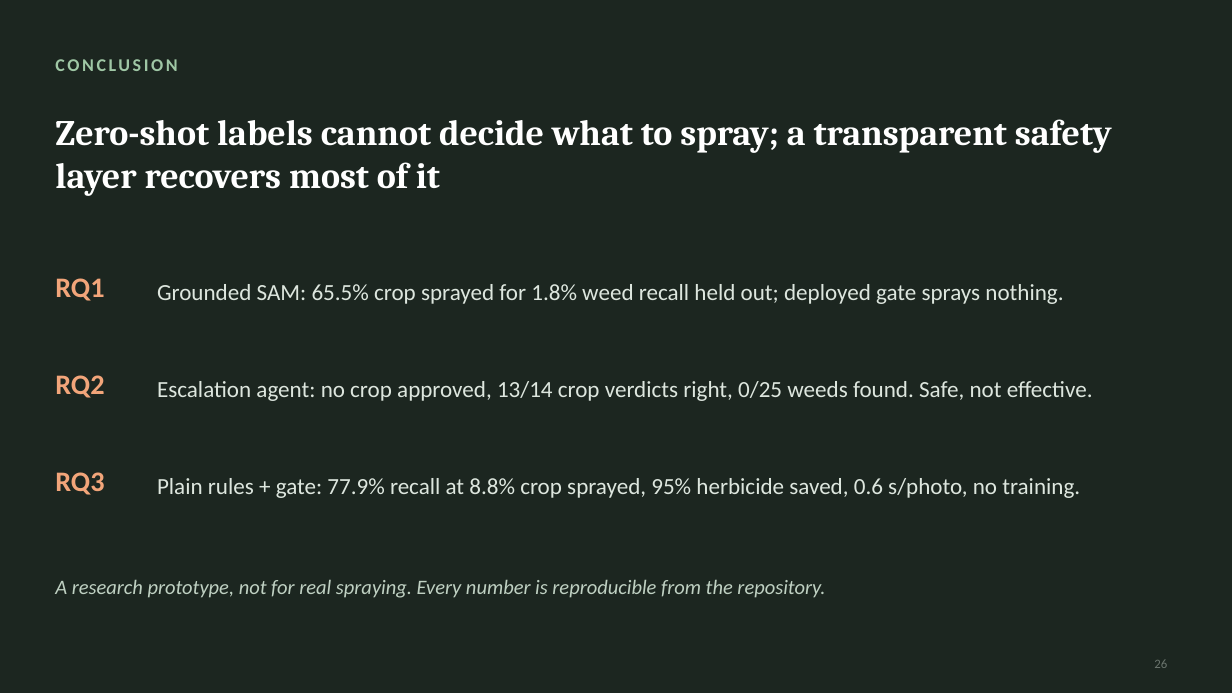
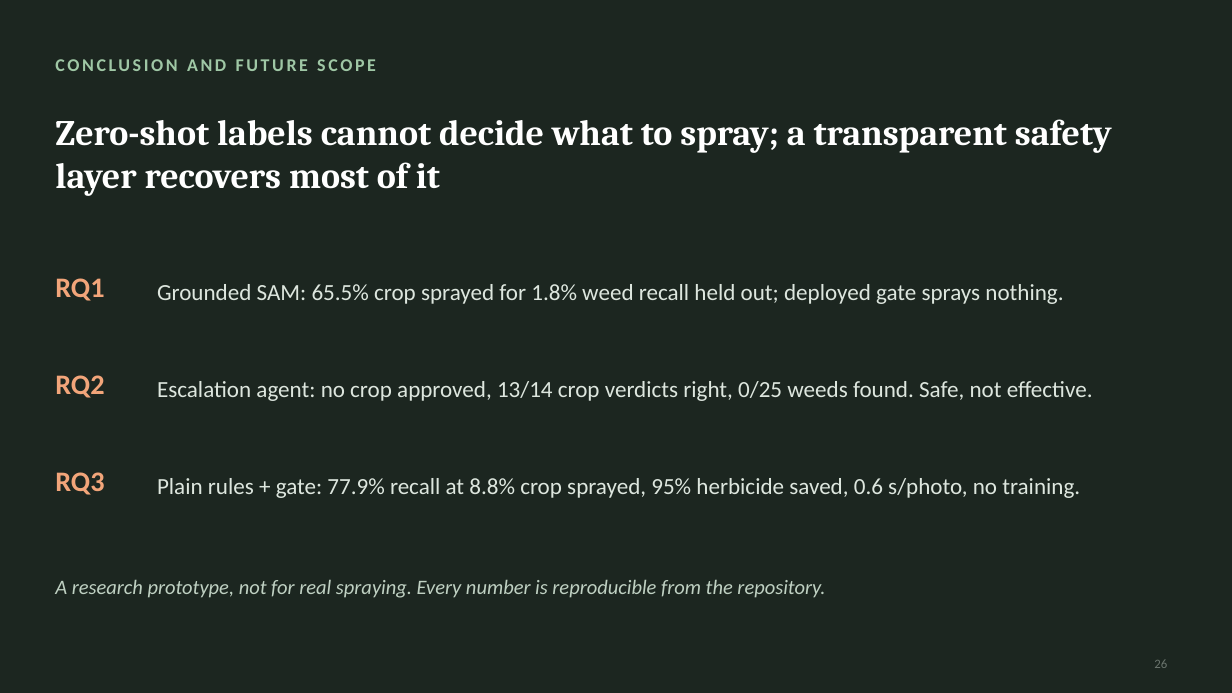
Before and after one commit to Chaitanya-666/agriAgent, a slide deck: slide 26 of docs/slides/AgriAgent_FYP_Presentation.pptx. Drawn at 1232x693 pixels with LibreOffice and Linux fonts; fonts in the diff are those of the drawing. Boxes give left, top, right and bottom in pixels: in the first picture for what was removed or moved away, otherwise in the second. Text is boxed around its words. In the diff, an @@ line names an element or a change of style, - is before the commit and + after.

```diff
--- a/docs/slides/AgriAgent_FYP_Presentation.pptx
+++ b/docs/slides/AgriAgent_FYP_Presentation.pptx
@@ text at (x1=55, y1=59, x2=376, y2=71): text changed @@
-CONCLUSION
+CONCLUSION AND FUTURE SCOPE
```
Also in this commit, not shown: 19 other slides changed, 29 other files.
